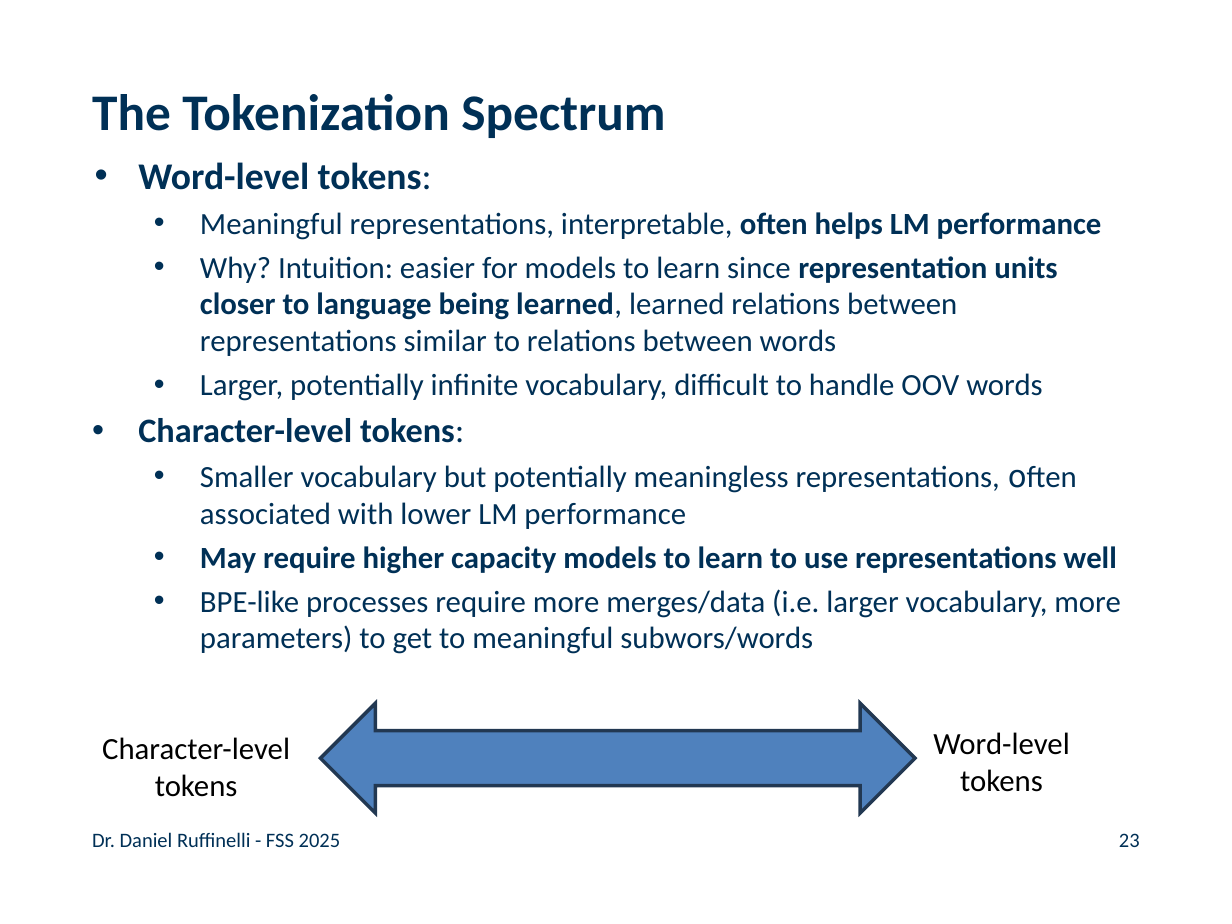
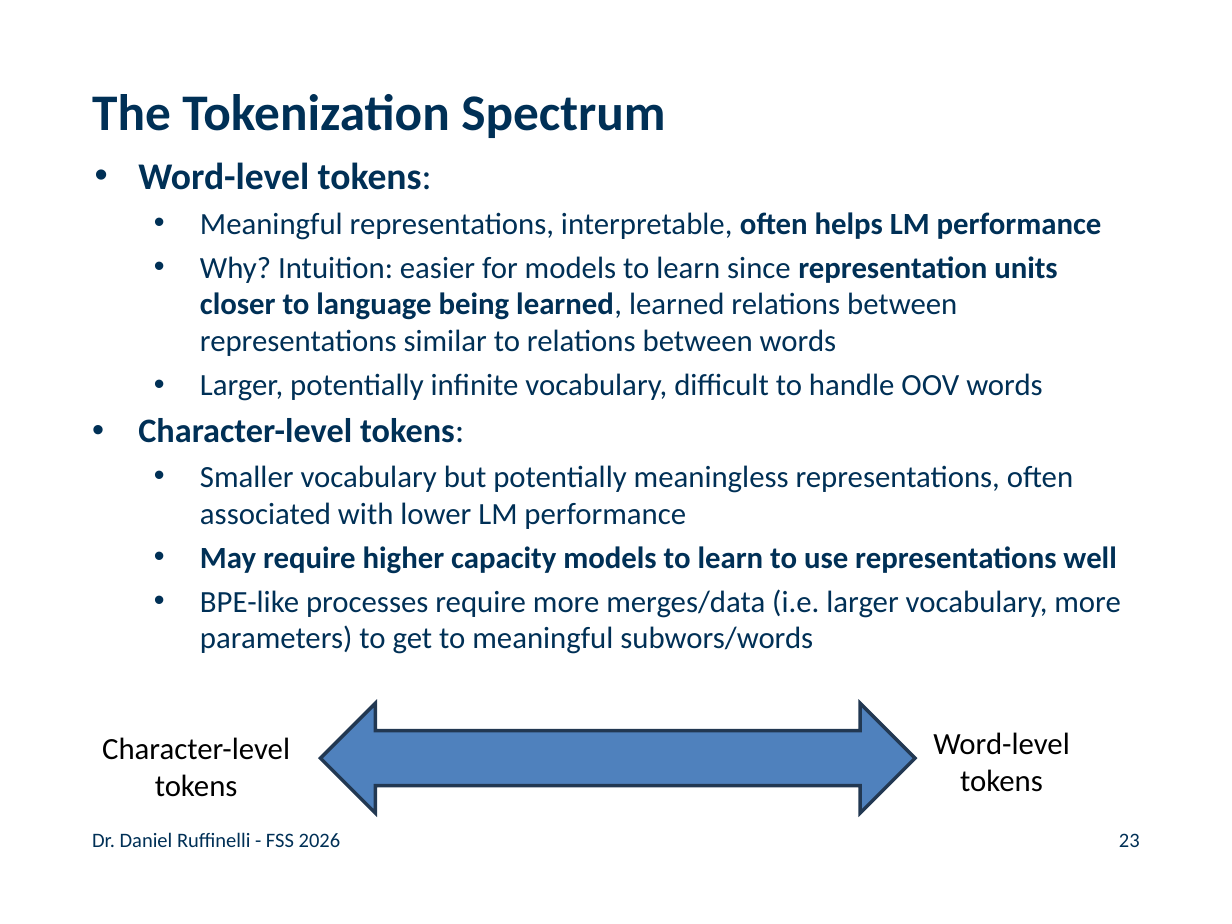
Before and after one commit to rufex2001/teaching_llms, a slide deck: slide 23 of lectures/06_tokenization/06_tokenization.pptx. Drawn at 1232x924 pixels with LibreOffice and Linux fonts; fonts in the diff are those of the drawing; background and template pictures are left out. Boxes give left, top, right and bottom in pixels: in the first picture for what was removed or moved away, otherwise in the second. Text is boxed around its words. In the diff, an @@ line names an element or a change of style, - is before the commit and + after.

Commit message:
minor fixes in tokenization lecure

```diff
--- a/lectures/06_tokenization/06_tokenization.pptx
+++ b/lectures/06_tokenization/06_tokenization.pptx
@@ text at (200,465,1073,529): font DejaVu Sans to Calibri in "often" @@
@@ text at (92,832,341,847): text changed @@
-Dr. Daniel Ruffinelli - FSS 2025
+Dr. Daniel Ruffinelli - FSS 2026
```
Also in this commit, not shown: 28 other slides changed, 1 other file.
